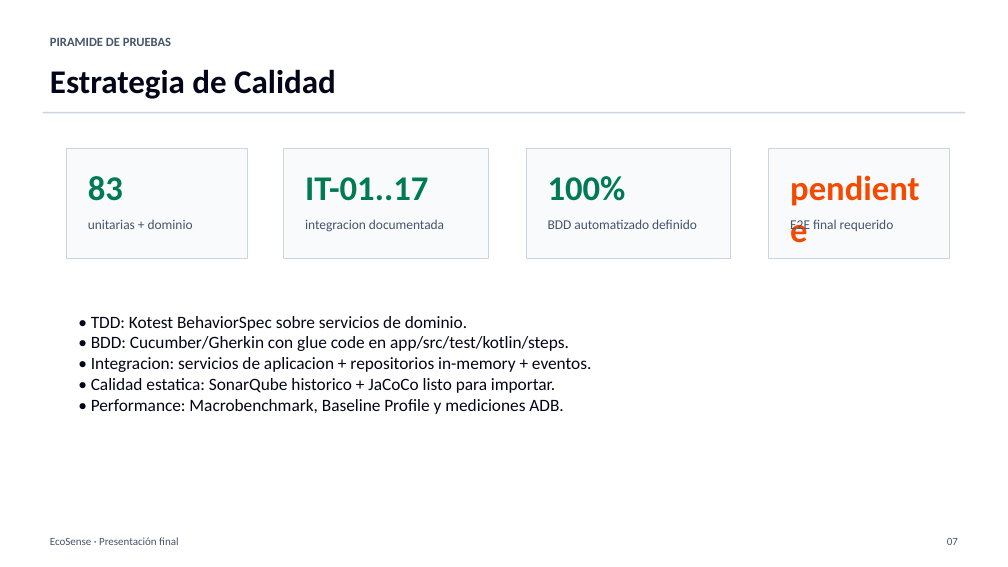
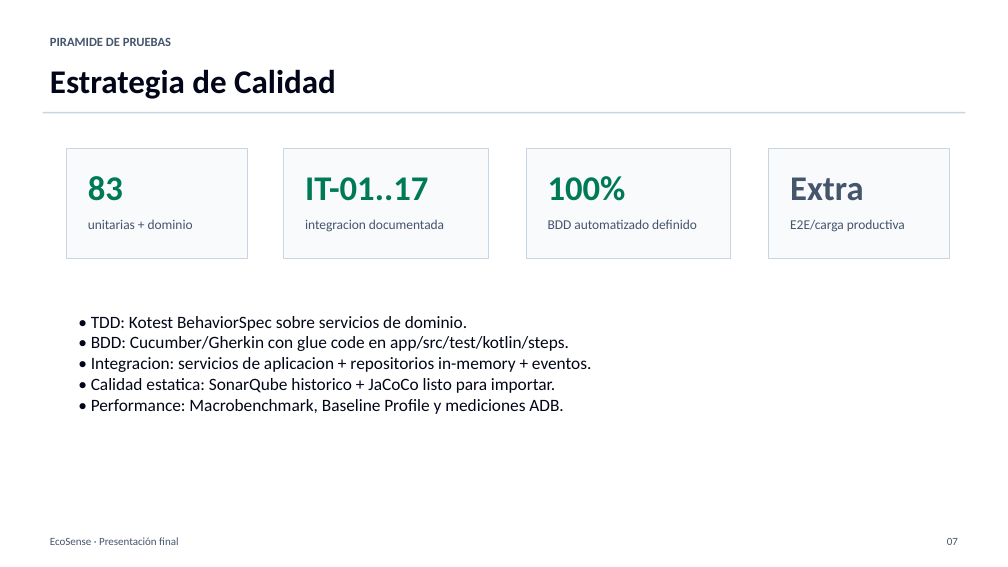
Before and after one commit to Billyflin/UfroSustentableApp, a slide deck: slide 7 of docs/presentacion-final-ecosense.pptx. Drawn at 1008x567 pixels with LibreOffice and Linux fonts; fonts in the diff are those of the drawing. Boxes give left, top, right and bottom in pixels: in the first picture for what was removed or moved away, otherwise in the second. Text is boxed around its words. In the diff, an @@ line names an element or a change of style, - is before the commit and + after.

```diff
--- a/docs/presentacion-final-ecosense.pptx
+++ b/docs/presentacion-final-ecosense.pptx
@@ text at (x1=790, y1=177, x2=863, y2=201): text changed; text colour #F54900 to #45556C @@
-pendiente
+Extra
@@ text at (x1=790, y1=219, x2=905, y2=232): text changed @@
-E2E final requerido
+E2E/carga productiva
```
Also in this commit, not shown: 9 other slides changed, 1 other file.
